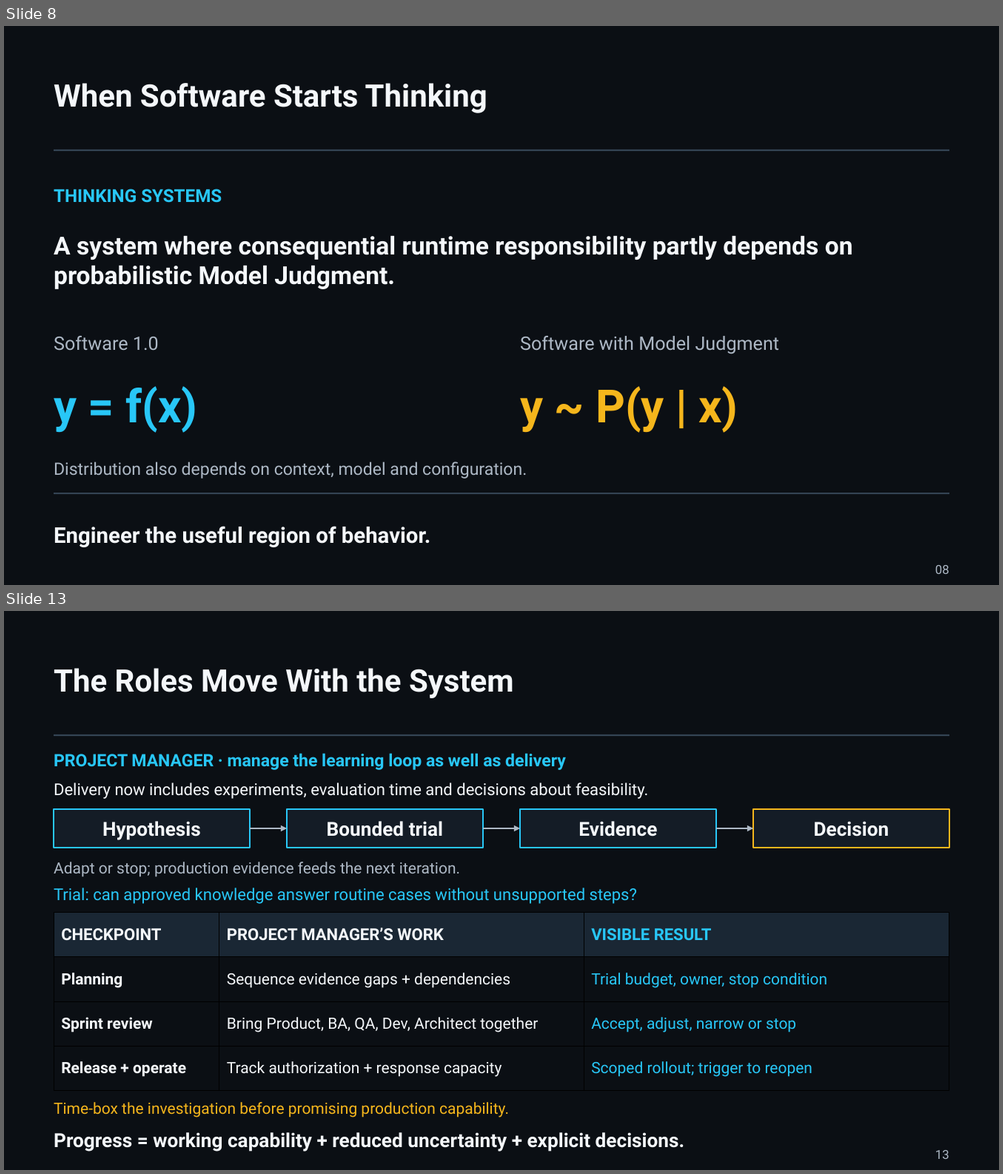
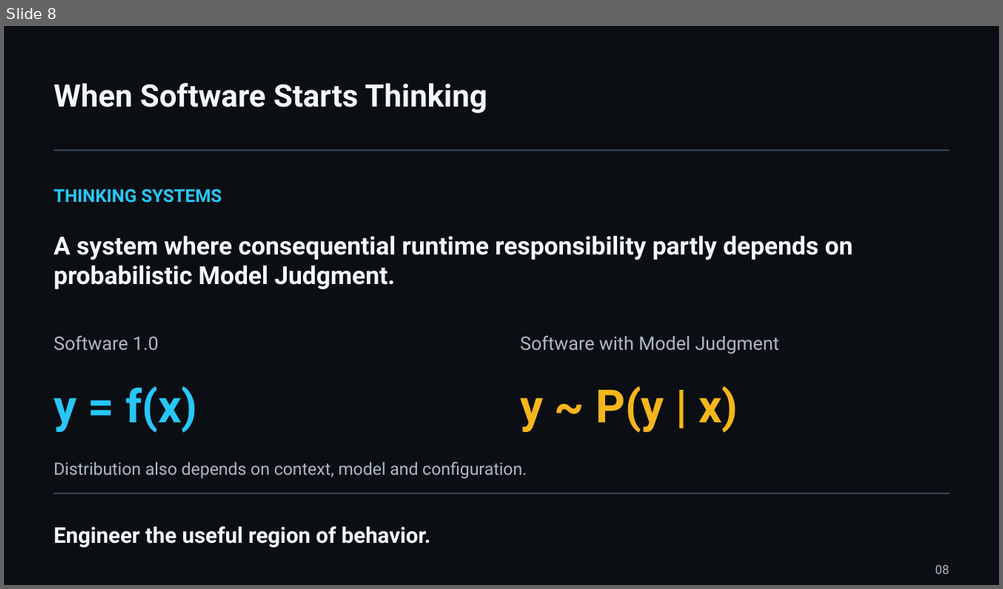
Before and after one commit to UncertaintyArchitectureGroup/uncertainty-architecture, a slide deck: assets/presentations/pmday-2026/ai-changes-both-sides.pptx. Shown one above the other, each under a label of ours: slides 8 and 13 before the commit, slide 8 after it; the slides between them are not shown. The pictures are 1003x1174 and 1003x589 pixels, drawn with LibreOffice and Linux fonts; fonts in the diff are those of the drawing. Boxes give left, top, right and bottom in pixels: in the first picture for what was removed or moved away, otherwise in the second. Text is boxed around its words. In the diff, an @@ line names an element or a change of style, - is before the commit and + after.

```diff
--- a/assets/presentations/pmday-2026/ai-changes-both-sides.pptx
+++ b/assets/presentations/pmday-2026/ai-changes-both-sides.pptx
@@ slide 13 removed at (4, 611, 999, 1170), background #0B0F14 @@
@@ text removed at (54, 668, 514, 698) @@
-The Roles Move With the System
@@ line removed from (54, 735) to (949, 735) @@
@@ text removed at (54, 753, 566, 770) @@
-PROJECT MANAGER · manage the learning loop as well as delivery
@@ text removed at (54, 783, 648, 799) @@
-Delivery now includes experiments, evaluation time and decisions about feasibility.
@@ rectangle removed at (54, 809, 250, 849) @@
@@ rectangle removed at (287, 809, 482, 849) @@
@@ rectangle removed at (521, 809, 716, 849) @@
@@ rectangle removed at (753, 809, 948, 849) @@
@@ text removed at (102, 821, 201, 840) @@
-Hypothesis
@@ arrow removed from (250, 829) to (287, 829) @@
@@ text removed at (327, 821, 443, 837) @@
-Bounded trial
@@ arrow removed from (483, 829) to (521, 829) @@
@@ text removed at (578, 821, 657, 837) @@
-Evidence
@@ arrow removed from (716, 829) to (753, 829) @@
@@ text removed at (814, 821, 889, 837) @@
-Decision
@@ text removed at (54, 862, 460, 877) @@
-Adapt or stop; production evidence feeds the next iteration.
@@ text removed at (54, 888, 637, 904) @@
-Trial: can approved knowledge answer routine cases without unsupported steps?
@@ table removed at (54, 912, 950, 1091), 4 rows, 3 columns @@
-CHECKPOINT | PROJECT MANAGER’S WORK | VISIBLE RESULT
-Planning | Sequence evidence gaps + dependencies | Trial budget, owner, stop condition
-Sprint review | Bring Product, BA, QA, Dev, Architect together | Accept, adjust, narrow or stop
-Release + operate | Track authorization + response capacity | Scoped rollout; trigger to reopen
@@ text removed at (54, 1102, 509, 1118) @@
-Time-box the investigation before promising production capability.
@@ text removed at (54, 1133, 684, 1152) @@
-Progress = working capability + reduced uncertainty + explicit decisions.
@@ text removed at (935, 1150, 949, 1159) @@
-13
```
Also in this commit, not shown: 4 slides changed, 2 slides added, 1 other slide removed, 8 other files.
